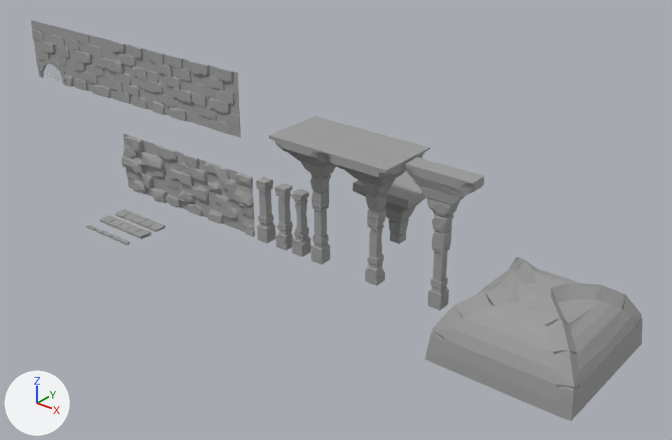
One commit to the Blender file Assets/ImportedAssets/_Models/LevelAssetsV2.blend: the scene before it, then after it.
Rendered twice from a camera (50 mm lens) standing at (96.0, -75.0, 65.7) and looking at (17.9, 22.7, 5.1). Arrows for +X, +Y and +Z are at lower left; the lights stay in place.

In view in the first picture: 'Arch1', 'Arch2', 'Arch3', 'BoxArch', 'BrickWall1', 'BrickWall2', 'BrickWall3', 'BrickWall4', 'Pillar 1', 'RockWall1', 'RockWall2', 'RockWall3', 'ThinArch'.
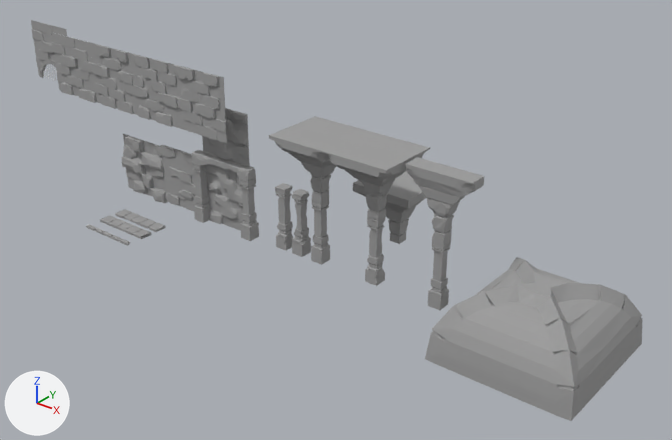
What differs and where, as boxes [x1, y1, x2, y2] in the pictures (672 x 440 px):
'BrickWall1', moved: before [188, 61, 241, 138]; after [173, 65, 227, 143]
'BrickWall2', moved: before [145, 49, 194, 123]; after [131, 53, 180, 128]
'BrickWall3', moved: before [104, 39, 151, 110]; after [90, 43, 137, 115]
'BrickWall4', moved: before [66, 29, 111, 98]; after [52, 33, 97, 103]
'RockWall2', reshaped, moved: before [161, 147, 209, 218]; after [160, 145, 208, 211]
'Pillar 1', moved: before [256, 177, 276, 243]; after [191, 162, 210, 223]
'ArchedRockWall', added: after [202, 108, 250, 167]
'Pillar 1.003', added: after [239, 178, 259, 241]
'SmallArch', added: after [192, 150, 256, 181]
part 1 of me_plane_005, added: after [160, 145, 208, 211]
part 2 of me_plane_005, deleted: before [161, 147, 209, 218]

Diff of the bpy script that builds the scene:
```diff
--- a/Assets/ImportedAssets/_Models/LevelAssetsV2.blend.py
+++ b/Assets/ImportedAssets/_Models/LevelAssetsV2.blend.py
@@ me_plane_005 @@
 # used by ob_rockwall2; location = (0.0, 0.0, 5.0); rotation_euler = (1.571, 0.0, 0.0), in degrees (90, 0, 0); scale = (5.0, 5.0, 5.0)
-me_plane_005.from_pydata(...)  # 146 vertices, 274 faces; spans x -2.99..-0.99, y -1.0..1.0, z -3.7..-3.59
+me_plane_005.from_pydata(...)  # 150 vertices, 275 faces; spans x -1.0..1.01, y -1.0..1.0, z -0.06..0.05
+# me_plane_005 part 1: 150 vertices added at x -1.0..1.01, y -1.0..1.0, z -0.06..0.05
+# me_plane_005 part 2: 146 vertices removed from x -2.99..-0.99, y -1.0..1.0, z -3.7..-3.59
 me_plane_005.materials.append(mat_rock)
@@ me_plane_001 @@
+me_plane_001.from_pydata(...)  # 172 vertices, 307 faces; spans x -1.0..1.01, y -1.0..1.0, z -0.01..0.14
+me_plane_001.materials.append(mat_rock)  # grey #9d9d9d
@@ me_cube_008 @@
+me_cube_008.from_pydata(...)  # 120 vertices, 248 faces; spans x -5.95..6.18, y -0.92..0.88, z -0.89..0.7
+me_cube_008.materials.append(mat_rock)  # grey #9d9d9d
@@ me_plane_003 @@
+me_plane_003.from_pydata([(-1.0, -1.0, 0.0), (1.0, -1.0, 0.0), (-1.0, 1.0, 0.0), (1.0, 1.0, 0.0)], [], [(0, 1, 3, 2)])
@@ ob_pillar_1 @@
 ob_pillar_1 = bpy.data.objects.new('Pillar 1', me_cube_001)
-ob_pillar_1.location = (7.2, 18.8, 1.0)
+ob_pillar_1.location = (-5.7, 17.8, 1.0)
@@ ob_rockwall2 @@
 ob_rockwall2 = bpy.data.objects.new('RockWall2', me_plane_005)
-ob_rockwall2.location = (0.0, 0.0, 5.0)
+ob_rockwall2.location = (-10.0, 18.2, 5.4)
 ob_rockwall2.rotation_euler = (1.571, 0.0, 0.0)  # degrees (90, 0, 0)
@@ ob_brickwall1 @@
 ob_brickwall1 = bpy.data.objects.new('BrickWall1', me_plane_010)
-ob_brickwall1.location = (-1.5, 18.0, 21.1)
+ob_brickwall1.location = (-1.5, 15.1, 21.1)
 ob_brickwall1.rotation_euler = (1.571, 0.0, 0.0)  # degrees (90, 0, 0)
@@ ob_brickwall2 @@
 ob_brickwall2 = bpy.data.objects.new('BrickWall2', me_plane_011)
-ob_brickwall2.location = (-11.5, 18.0, 21.1)
+ob_brickwall2.location = (-11.5, 15.1, 21.1)
 ob_brickwall2.rotation_euler = (1.571, 3.142, 0.0)  # degrees (90, 180, 0)
@@ ob_brickwall4 @@
 ob_brickwall4 = bpy.data.objects.new('BrickWall4', me_plane_012)
-ob_brickwall4.location = (-31.5, 18.0, 21.1)
+ob_brickwall4.location = (-31.5, 14.6, 21.1)
 ob_brickwall4.rotation_euler = (1.571, 3.142, 0.0)  # degrees (90, 180, 0)
@@ ob_brickwall3 @@
 ob_brickwall3 = bpy.data.objects.new('BrickWall3', me_plane_013)
-ob_brickwall3.location = (-21.5, 18.0, 21.1)
+ob_brickwall3.location = (-21.5, 15.1, 21.1)
 ob_brickwall3.rotation_euler = (1.571, 6.283, 0.0)  # degrees (90, 360, 0)
@@ ob_archedrockwall @@
+ob_archedrockwall = bpy.data.objects.new('ArchedRockWall', me_plane_001)
+ob_archedrockwall.location = (-0.5, 18.5, 14.9)
+ob_archedrockwall.rotation_euler = (1.571, 0.0, 0.0)  # degrees (90, 0, 0)
+ob_archedrockwall.scale = (5.0, 5.0, 5.0)
@@ ob_smallarch @@
+ob_smallarch = bpy.data.objects.new('SmallArch', me_cube_008)
+ob_smallarch.location = (-0.6, 17.8, 10.9)
@@ ob_pillar_1_003 @@
+ob_pillar_1_003 = bpy.data.objects.new('Pillar 1.003', me_cube_015.copy())  # the mesh of ob_pillar_1_001
+ob_pillar_1_003.location = (4.7, 17.8, 1.0)
@@ ob_plane @@
+ob_plane = bpy.data.objects.new('Plane', me_plane_003)
+ob_plane.location = (-31.5, 15.1, 21.1)
+ob_plane.rotation_euler = (1.571, 0.0, 0.0)  # degrees (90, 0, 0)
+ob_plane.scale = (5.0, 5.0, 5.0)
```
